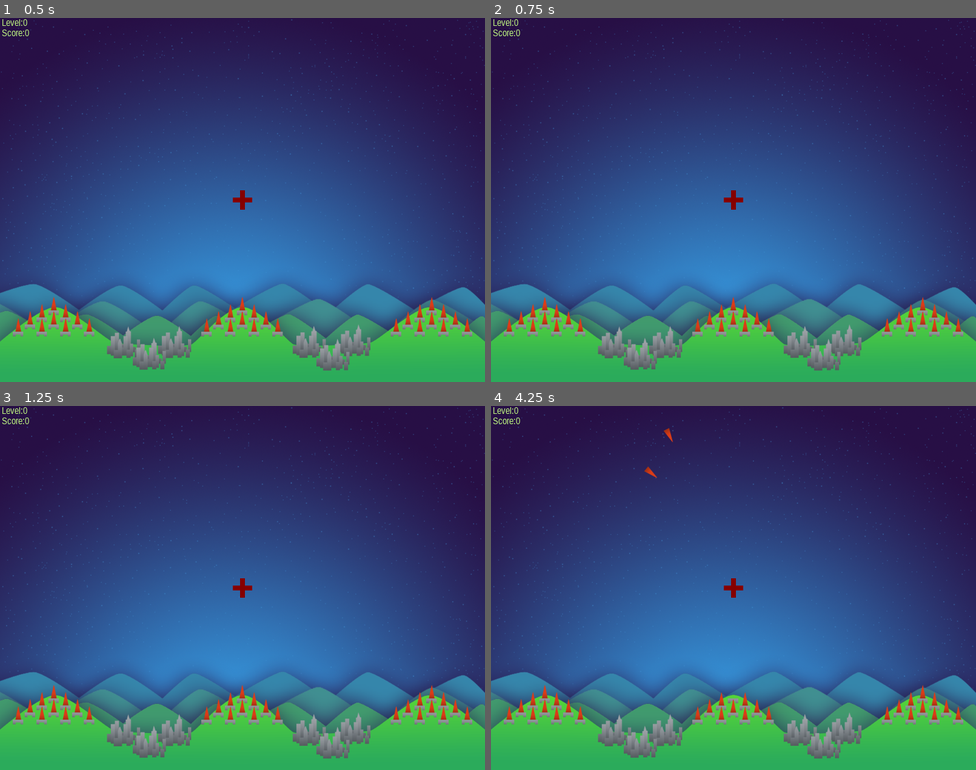
Above: before the commit, frames 1-4 (two rows, left to right).
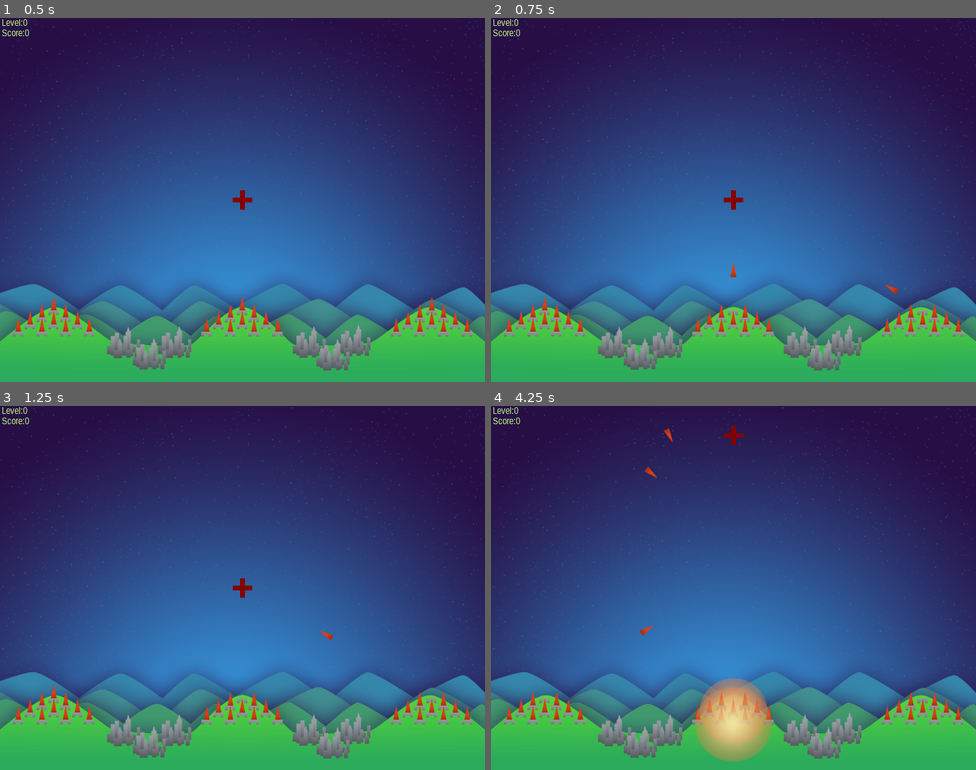
Above: after the commit, the same moments.

Repository: ghfox/MissileCommand
Game: Godot game, scene res://Scn/Main.tscn
Two runs of this game, one before a commit and one after it. Both use one fixed random seed, a clock stepped at 60 frames per second and the inputs below.
Inputs:
- Up to frame 1 (0.5 s): no input
- Up to frame 2 (0.75 s): tap Enter at 0.5 s; hold C (fire_right, bound only after the commit) from 0.53 s (still down); hold X (fire_center, bound only after the commit) from 0.53 s (still down)
- Up to frame 3 (1.25 s): keep holding C (fire_right, bound only after the commit); keep holding X (fire_center, bound only after the commit)
- Up to frame 4 (4.25 s): tap Tab (reset) at 1.25, 2 s; release C (fire_right, bound only after the commit) at 1.28 s; release X (fire_center, bound only after the commit) at 1.28 s; hold Down (move_down) 1.28-2.03 s; tap W (fire_center, bound only before the commit) at 1.35 s; hold C (fire_right, bound only after the commit) 2.03-2.78 s; hold Shift (move_faster) 2.03-2.78 s; hold Up (move_up) 2.78-3.53 s; tap X (fire_center, bound only after the commit) at 2.85 s; hold Keypad 1 (fire_left, bound only after the commit) from 3.53 s (still down); hold W (fire_center, bound only before the commit) from 3.53 s (still down)

Frame 1 is identical in both runs. In frame 2, 0.1% of the frame differs, in the area x 49-90%, y 67-81%; in frame 3, less than 0.1%; in frame 4, 3.1%, in the area x 10-90%, y 5-98%.

Commit message:
Remapped keys

Diff:
--- a/project.godot
+++ b/project.godot
@@ -40,45 +40,51 @@
 }
 fire_left={
 "deadzone": 0.5,
-"events": [ Object(InputEventKey,"resource_local_to_scene":false,"resource_name":"","device":0,"alt":false,"shift":false,"control":false,"meta":false,"command":false,"pressed":false,"scancode":65,"unicode":0,"echo":false,"script":null)
+"events": [ Object(InputEventKey,"resource_local_to_scene":false,"resource_name":"","device":0,"alt":false,"shift":false,"control":false,"meta":false,"command":false,"pressed":false,"scancode":16777351,"unicode":0,"echo":false,"script":null)
 , Object(InputEventJoypadButton,"resource_local_to_scene":false,"resource_name":"","device":0,"button_index":2,"pressure":0.0,"pressed":false,"script":null)
+, Object(InputEventKey,"resource_local_to_scene":false,"resource_name":"","device":0,"alt":false,"shift":false,"control":false,"meta":false,"command":false,"pressed":false,"scancode":90,"unicode":0,"echo":false,"script":null)
  ]
 }
 fire_center={
 "deadzone": 0.5,
-"events": [ Object(InputEventKey,"resource_local_to_scene":false,"resource_name":"","device":0,"alt":false,"shift":false,"control":false,"meta":false,"command":false,"pressed":false,"scancode":87,"unicode":0,"echo":false,"script":null)
-, Object(InputEventJoypadButton,"resource_local_to_scene":false,"resource_name":"","device":0,"button_index":0,"pressure":0.0,"pressed":false,"script":null)
-, Object(InputEventKey,"resource_local_to_scene":false,"resource_name":"","device":0,"alt":false,"shift":false,"control":false,"meta":false,"command":false,"pressed":false,"scancode":83,"unicode":0,"echo":false,"script":null)
+"events": [ Object(InputEventJoypadButton,"resource_local_to_scene":false,"resource_name":"","device":0,"button_index":0,"pressure":0.0,"pressed":false,"script":null)
+, Object(InputEventKey,"resource_local_to_scene":false,"resource_name":"","device":0,"alt":false,"shift":false,"control":false,"meta":false,"command":false,"pressed":false,"scancode":88,"unicode":0,"echo":false,"script":null)
+, Object(InputEventKey,"resource_local_to_scene":false,"resource_name":"","device":0,"alt":false,"shift":false,"control":false,"meta":false,"command":false,"pressed":false,"scancode":16777352,"unicode":0,"echo":false,"script":null)
  ]
 }
 fire_right={
 "deadzone": 0.5,
-"events": [ Object(InputEventKey,"resource_local_to_scene":false,"resource_name":"","device":0,"alt":false,"shift":false,"control":false,"meta":false,"command":false,"pressed":false,"scancode":68,"unicode":0,"echo":false,"script":null)
-, Object(InputEventJoypadButton,"resource_local_to_scene":false,"resource_name":"","device":0,"button_index":1,"pressure":0.0,"pressed":false,"script":null)
+"events": [ Object(InputEventJoypadButton,"resource_local_to_scene":false,"resource_name":"","device":0,"button_index":1,"pressure":0.0,"pressed":false,"script":null)
+, Object(InputEventKey,"resource_local_to_scene":false,"resource_name":"","device":0,"alt":false,"shift":false,"control":false,"meta":false,"command":false,"pressed":false,"scancode":67,"unicode":0,"echo":false,"script":null)
+, Object(InputEventKey,"resource_local_to_scene":false,"resource_name":"","device":0,"alt":false,"shift":false,"control":false,"meta":false,"command":false,"pressed":false,"scancode":16777353,"unicode":0,"echo":false,"script":null)
  ]
 }
 move_left={
 "deadzone": 0.1,
 "events": [ Object(InputEventKey,"resource_local_to_scene":false,"resource_name":"","device":0,"alt":false,"shift":false,"control":false,"meta":false,"command":false,"pressed":false,"scancode":16777231,"unicode":0,"echo":false,"script":null)
 , Object(InputEventJoypadMotion,"resource_local_to_scene":false,"resource_name":"","device":0,"axis":0,"axis_value":-1.0,"script":null)
+, Object(InputEventKey,"resource_local_to_scene":false,"resource_name":"","device":0,"alt":false,"shift":false,"control":false,"meta":false,"command":false,"pressed":false,"scancode":65,"unicode":0,"echo":false,"script":null)
  ]
 }
 move_right={
 "deadzone": 0.1,
 "events": [ Object(InputEventKey,"resource_local_to_scene":false,"resource_name":"","device":0,"alt":false,"shift":false,"control":false,"meta":false,"command":false,"pressed":false,"scancode":16777233,"unicode":0,"echo":false,"script":null)
 , Object(InputEventJoypadMotion,"resource_local_to_scene":false,"resource_name":"","device":0,"axis":0,"axis_value":1.0,"script":null)
+, Object(InputEventKey,"resource_local_to_scene":false,"resource_name":"","device":0,"alt":false,"shift":false,"control":false,"meta":false,"command":false,"pressed":false,"scancode":68,"unicode":0,"echo":false,"script":null)
  ]
 }
 move_up={
 "deadzone": 0.1,
 "events": [ Object(InputEventKey,"resource_local_to_scene":false,"resource_name":"","device":0,"alt":false,"shift":false,"control":false,"meta":false,"command":false,"pressed":false,"scancode":16777232,"unicode":0,"echo":false,"script":null)
 , Object(InputEventJoypadMotion,"resource_local_to_scene":false,"resource_name":"","device":0,"axis":1,"axis_value":-1.0,"script":null)
+, Object(InputEventKey,"resource_local_to_scene":false,"resource_name":"","device":0,"alt":false,"shift":false,"control":false,"meta":false,"command":false,"pressed":false,"scancode":87,"unicode":0,"echo":false,"script":null)
  ]
 }
 move_down={
 "deadzone": 0.1,
 "events": [ Object(InputEventKey,"resource_local_to_scene":false,"resource_name":"","device":0,"alt":false,"shift":false,"control":false,"meta":false,"command":false,"pressed":false,"scancode":16777234,"unicode":0,"echo":false,"script":null)
 , Object(InputEventJoypadMotion,"resource_local_to_scene":false,"resource_name":"","device":0,"axis":1,"axis_value":1.0,"script":null)
+, Object(InputEventKey,"resource_local_to_scene":false,"resource_name":"","device":0,"alt":false,"shift":false,"control":false,"meta":false,"command":false,"pressed":false,"scancode":83,"unicode":0,"echo":false,"script":null)
  ]
 }
 move_faster={
@@ -86,6 +92,8 @@
 "events": [ Object(InputEventKey,"resource_local_to_scene":false,"resource_name":"","device":0,"alt":false,"shift":false,"control":false,"meta":false,"command":false,"pressed":false,"scancode":16777237,"unicode":0,"echo":false,"script":null)
 , Object(InputEventJoypadButton,"resource_local_to_scene":false,"resource_name":"","device":0,"button_index":4,"pressure":0.0,"pressed":false,"script":null)
 , Object(InputEventJoypadButton,"resource_local_to_scene":false,"resource_name":"","device":0,"button_index":5,"pressure":0.0,"pressed":false,"script":null)
+, Object(InputEventKey,"resource_local_to_scene":false,"resource_name":"","device":0,"alt":false,"shift":false,"control":false,"meta":false,"command":false,"pressed":false,"scancode":16777222,"unicode":0,"echo":false,"script":null)
+, Object(InputEventKey,"resource_local_to_scene":false,"resource_name":"","device":0,"alt":false,"shift":false,"control":false,"meta":false,"command":false,"pressed":false,"scancode":16777238,"unicode":0,"echo":false,"script":null)
  ]
 }
 reset={
